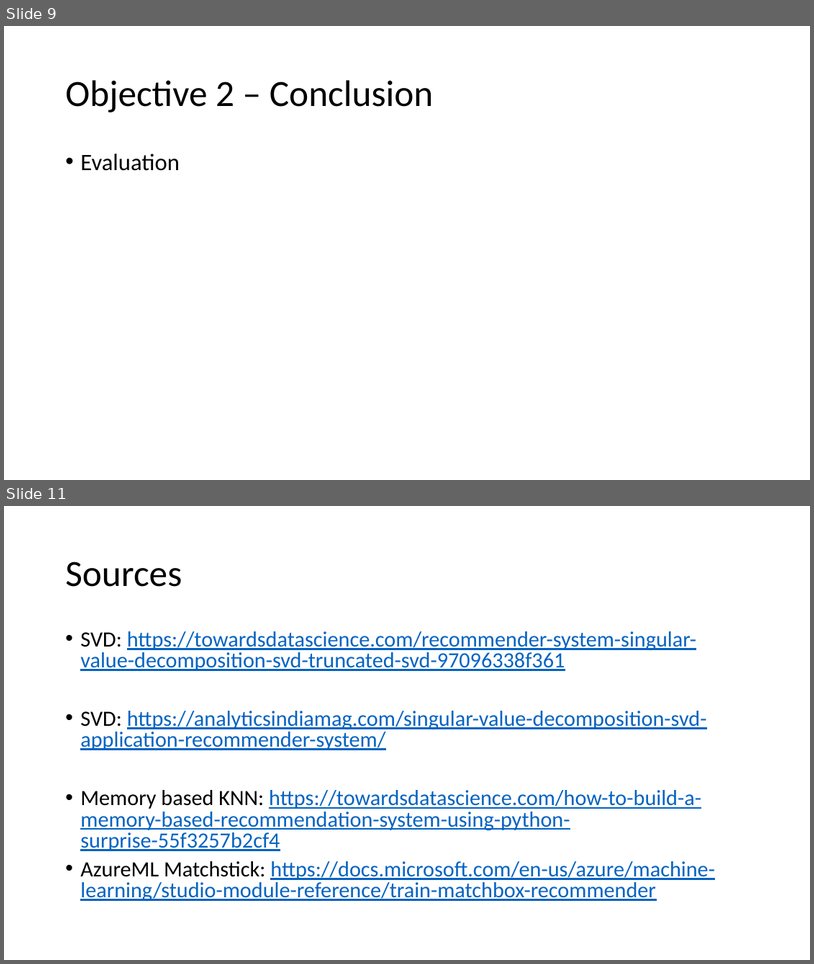
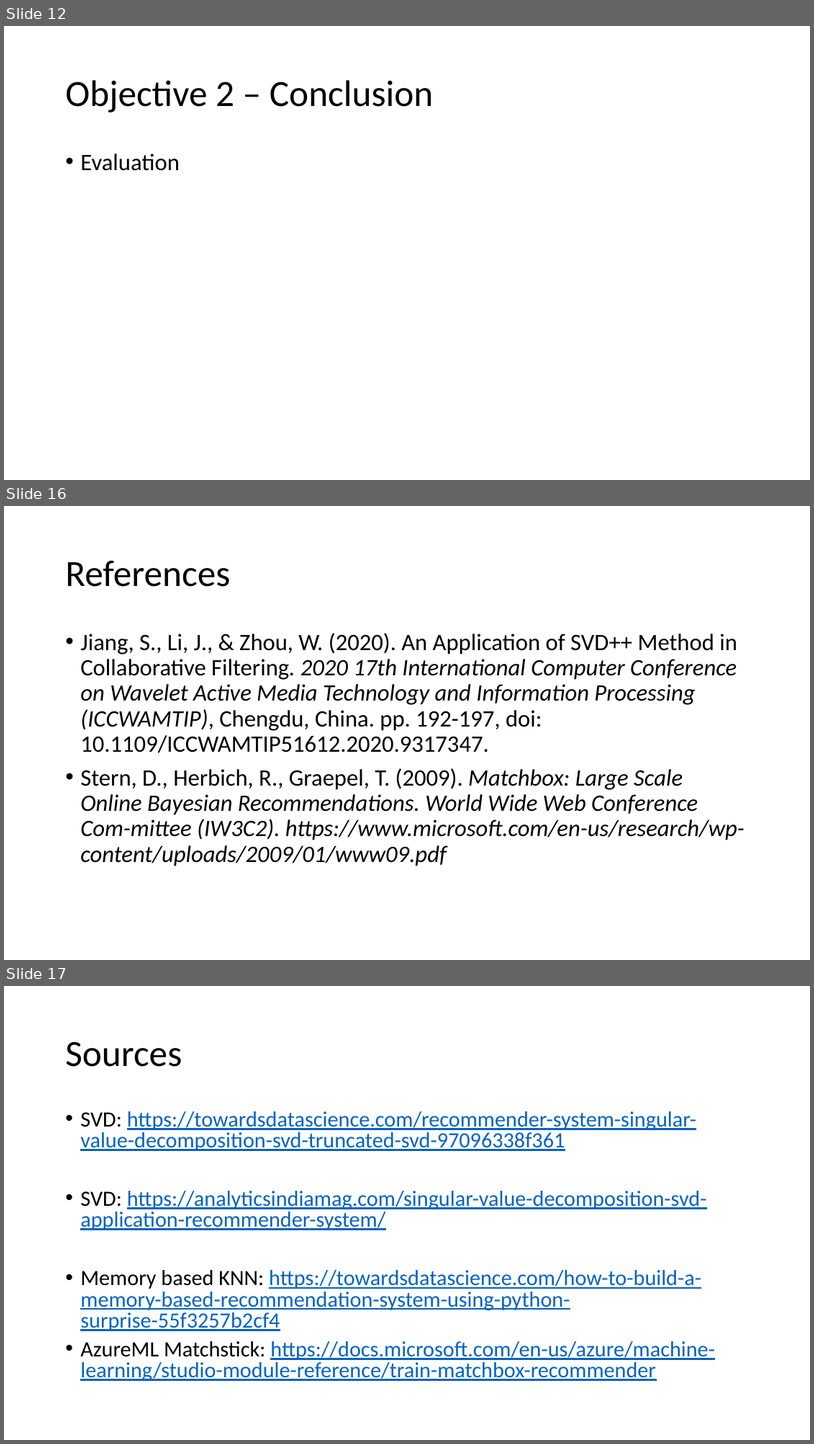
Before and after one commit to deejayrusso/Movie-Recommendation-System, a slide deck: Data Mining Project.pptx. Shown one above the other, each under a label of ours: slides 9 and 11 before the commit, slides 12, 16 and 17 after it; the slides between them are not shown. The pictures are 814x964 and 814x1444 pixels, drawn with LibreOffice and Linux fonts; fonts in the diff are those of the drawing. Boxes give left, top, right and bottom in pixels: in the first picture for what was removed or moved away, otherwise in the second. Text is boxed around its words. In the diff, an @@ line names an element or a change of style, - is before the commit and + after.

```diff
--- a/Data Mining Project.pptx
+++ b/Data Mining Project.pptx
@@ slide 16 added at [4,506,810,960], background #FFFFFF @@
@@ title added at [65,560,230,587], 44 pt, text #000000 @@
+References
@@ text added at [80,633,745,866], 28 pt, text #000000, italic @@
+• Jiang, S., Li, J., & Zhou, W. (2020). An Application of SVD++ Method in Collaborative Filtering. 2020 17th International Computer Conference on Wavelet Active Media Technology and Information Processing (ICCWAMTIP), Chengdu, China. pp. 192-197, doi: 10.1109/ICCWAMTIP51612.2020.9317347.
+• Stern, D., Herbich, R., Graepel, T. (2009). Matchbox: Large Scale Online Bayesian Recommendations. World Wide Web Conference Com-mittee (IW3C2). https://www.microsoft.com/en-us/research/wp-content/uploads/2009/01/www09.pdf
@@ what was slide 9 is now slide 12 @@
@@ what was slide 11 is now slide 17 @@
```
Also in this commit, not shown: 4 slides changed, 7 other slides added, 2 slides removed, 1 other file.
